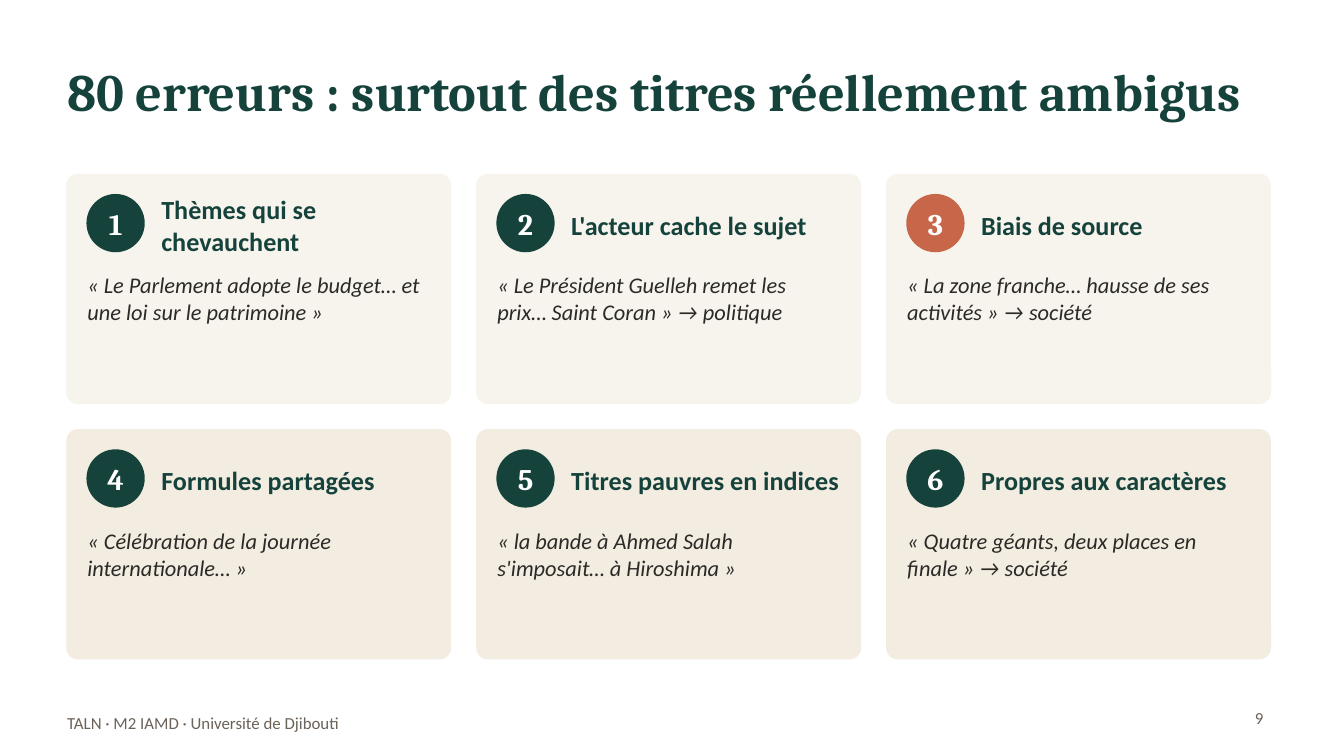
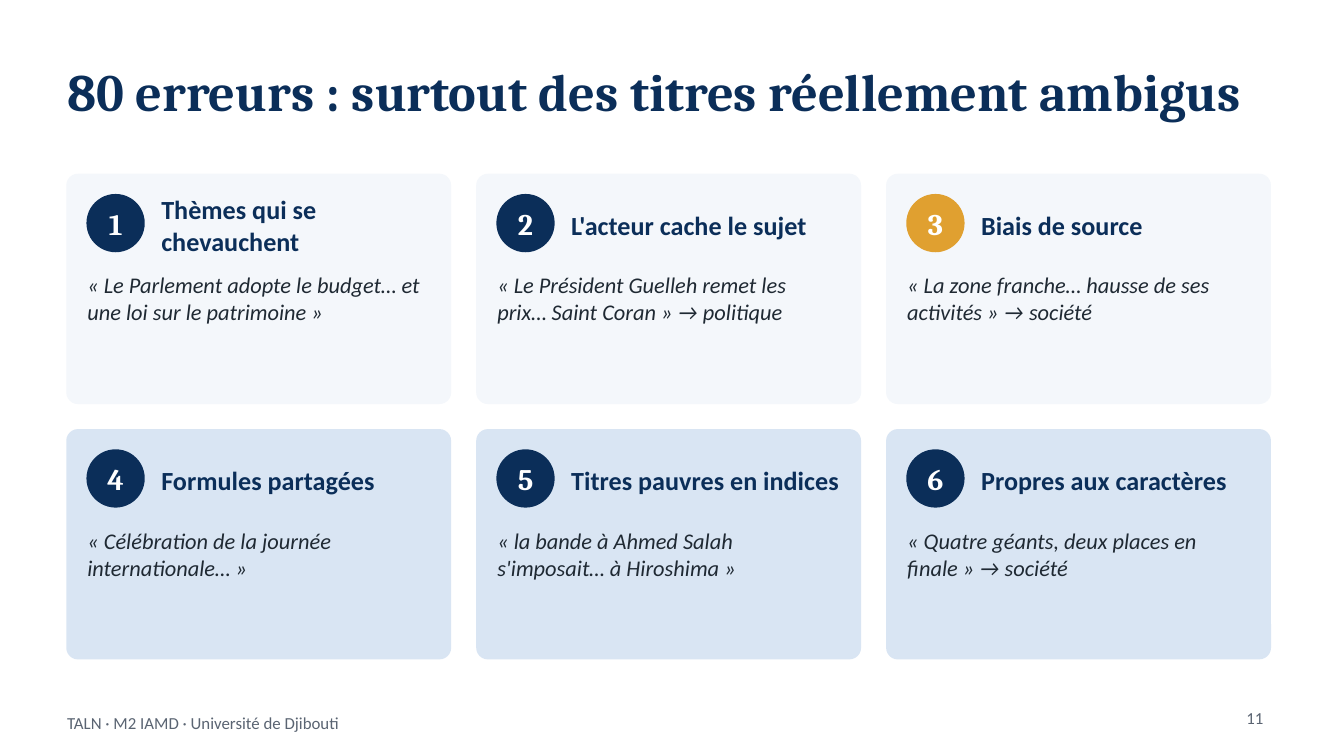
Before and after one commit to fatouu50/taln-classification-djibouti, a slide deck: slide 11 of rapport/Soutenance_TALN_Classification_thematique.pptx (slide 9 before the commit). Drawn at 1344x756 pixels with LibreOffice and Linux fonts; fonts in the diff are those of the drawing. Boxes give left, top, right and bottom in pixels: in the first picture for what was removed or moved away, otherwise in the second. Text is boxed around its words. In the diff, an @@ line names an element or a change of style, - is before the commit and + after.

Commit message:
Version finale : notebook, rapport et slides

```diff
--- a/rapport/Soutenance_TALN_Classification_thematique.pptx
+++ b/rapport/Soutenance_TALN_Classification_thematique.pptx
@@ fill #F7F4EE to #F4F7FB; outline #F7F4EE 1 pt to #F4F7FB 1 pt in 3 elements at (x1=67, y1=175, x2=450, y2=403), (x1=477, y1=175, x2=860, y2=403), (x1=887, y1=175, x2=1270, y2=403) @@
@@ ellipse at (x1=907, y1=195, x2=964, y2=251): fill #C8664A to #E0A030; outline #C8664A 1 pt to #E0A030 1 pt @@
@@ fill #F2ECE1 to #D9E5F3; outline #F2ECE1 1 pt to #D9E5F3 1 pt in 3 elements at (x1=67, y1=430, x2=450, y2=659), (x1=477, y1=430, x2=860, y2=659), (x1=887, y1=430, x2=1270, y2=659) @@
@@ fill #16423C to #0B2E59; outline #16423C 1 pt to #0B2E59 1 pt in 5 elements at (x1=87, y1=195, x2=144, y2=251), (x1=497, y1=195, x2=554, y2=251), (x1=87, y1=450, x2=144, y2=507), (x1=497, y1=450, x2=554, y2=507), (x1=907, y1=450, x2=964, y2=507) @@
@@ text colour #16423C to #0B2E59 in 7 elements at (x1=67, y1=73, x2=1241, y2=123), (x1=161, y1=200, x2=317, y2=251), (x1=571, y1=216, x2=806, y2=240), (x1=981, y1=216, x2=1143, y2=235), (x1=161, y1=471, x2=375, y2=495), (x1=571, y1=471, x2=838, y2=494), (x1=981, y1=472, x2=1227, y2=494) @@
@@ text colour #2B2A27 to #1F2933 in 3 elements at (x1=87, y1=533, x2=331, y2=576), (x1=497, y1=533, x2=733, y2=580), (x1=907, y1=533, x2=1196, y2=579) @@
@@ text "TALN · M2 IAMD · ..." at (x1=67, y1=717, x2=339, y2=732): text colour #6B6259 to #5A6472 @@
@@ page number at (x1=1246, y1=713, x2=1263, y2=724): text changed; text colour #6B6259 to #5A6472 @@
-9
+11
```
Also in this commit, not shown: 9 other slides changed, 2 slides added, 2 other files.
